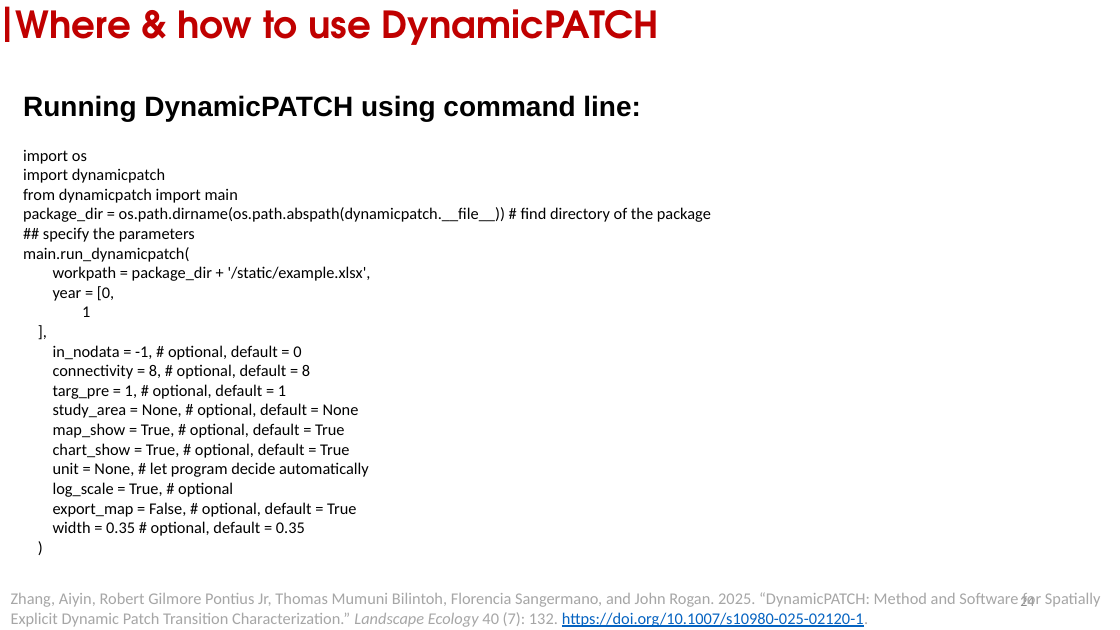
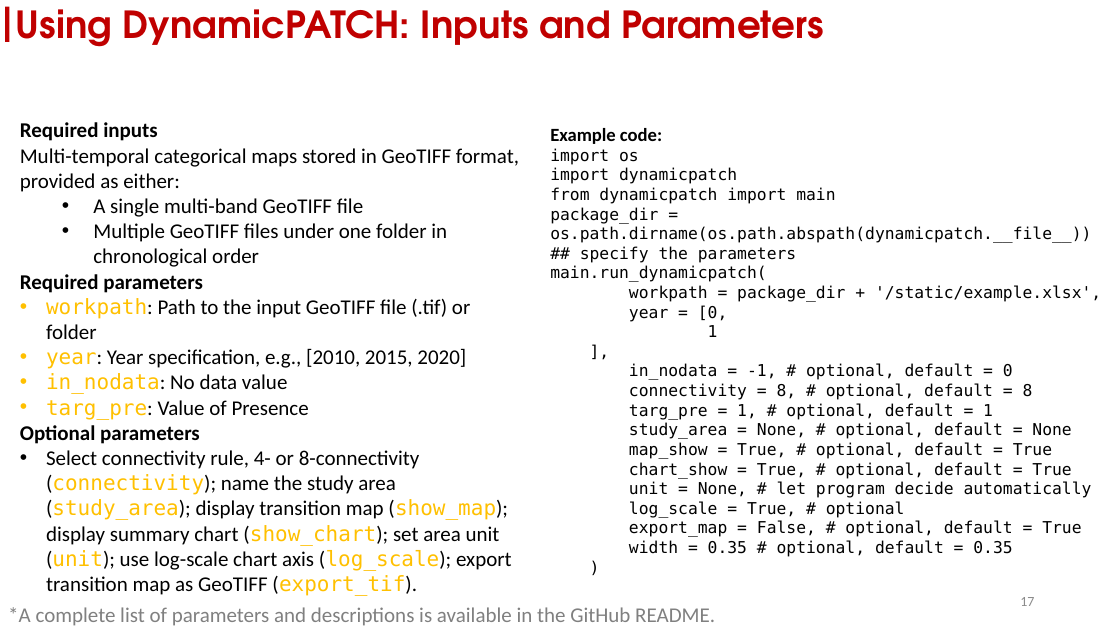
Before and after one commit to zay1996/Workshop_GIStimeseries, a slide deck: slide 17 of assets/slides/workshop_DynamicPATCH.pptx (slide 24 before the commit). Drawn at 1120x630 pixels with LibreOffice and Linux fonts; fonts in the diff are those of the drawing. Boxes give left, top, right and bottom in pixels: in the first picture for what was removed or moved away, otherwise in the second. Text is boxed around its words. In the diff, an @@ line names an element or a change of style, - is before the commit and + after.

Commit message:
update slides

```diff
--- a/assets/slides/workshop_DynamicPATCH.pptx
+++ b/assets/slides/workshop_DynamicPATCH.pptx
@@ text at [16,9,824,47]: text changed @@
-Where & how to use DynamicPATCH
+Using DynamicPATCH: Inputs and Parameters
@@ text removed at [23,95,641,122] @@
-Running DynamicPATCH using command line:
@@ text "Example code:": place and size @@
-text "Example code:" at [23,150,711,536]
+text "Example code:" at [550,128,1101,557]
@@ text added at [20,122,519,591], 18 pt, text #000000 @@
+Required inputs
+Multi-temporal categorical maps stored in GeoTIFF format, provided as either:
+  • A single multi-band GeoTIFF file
+  • Multiple GeoTIFF files under one folder in chronological order
+Required parameters
+• workpath: Path to the input GeoTIFF file (.tif) or folder
+• year: Year specification, e.g., [2010, 2015, 2020]
+• in_nodata: No data value
+• targ_pre: Value of Presence
+Optional parameters
+• Select connectivity rule, 4- or 8-connectivity (connectivity); name the study area (study_area); display transition map (show_map); display summary chart (show_chart); set area unit (unit); use log-scale chart axis (log_scale); export transition map as GeoTIFF (export_tif).
@@ text at [550,128,662,144]: paragraph added @@
+Example code:
@@ text at [550,148,1101,557]: font Calibri to DejaVu Sans Mono in "import os", "import dynamicpatch", "from dynamicpatch import main", "## specify the parameters" and 16 more places @@
@@ text at [550,207,1091,243]: text changed; font Calibri to DejaVu Sans Mono @@
-package_dir = os.path.dirname(os.path.abspath(dynamicpatch.__file__)) # find directory of the package
+package_dir = os.path.dirname(os.path.abspath(dynamicpatch.__file__))
@@ text removed at [11,592,1101,627] @@
-Zhang, Aiyin, Robert Gilmore Pontius Jr, Thomas Mumuni Bilintoh, Florencia Sangermano, and John Rogan. 2025. “DynamicPATCH: Method and Software for Spatially Explicit Dynamic Patch Transition Characterization.” Landscape Ecology 40 (7): 132. https://doi.org/10.1007/s10980-025-02120-1.
@@ page number at [1020,597,1034,606]: text changed @@
-24
+17
@@ text added at [8,607,715,626], 18 pt, text #808080 @@
+*A complete list of parameters and descriptions is available in the GitHub README.
```
Also in this commit, not shown: 12 other slides changed, 3 slides added, 10 slides removed, 6 other files.
